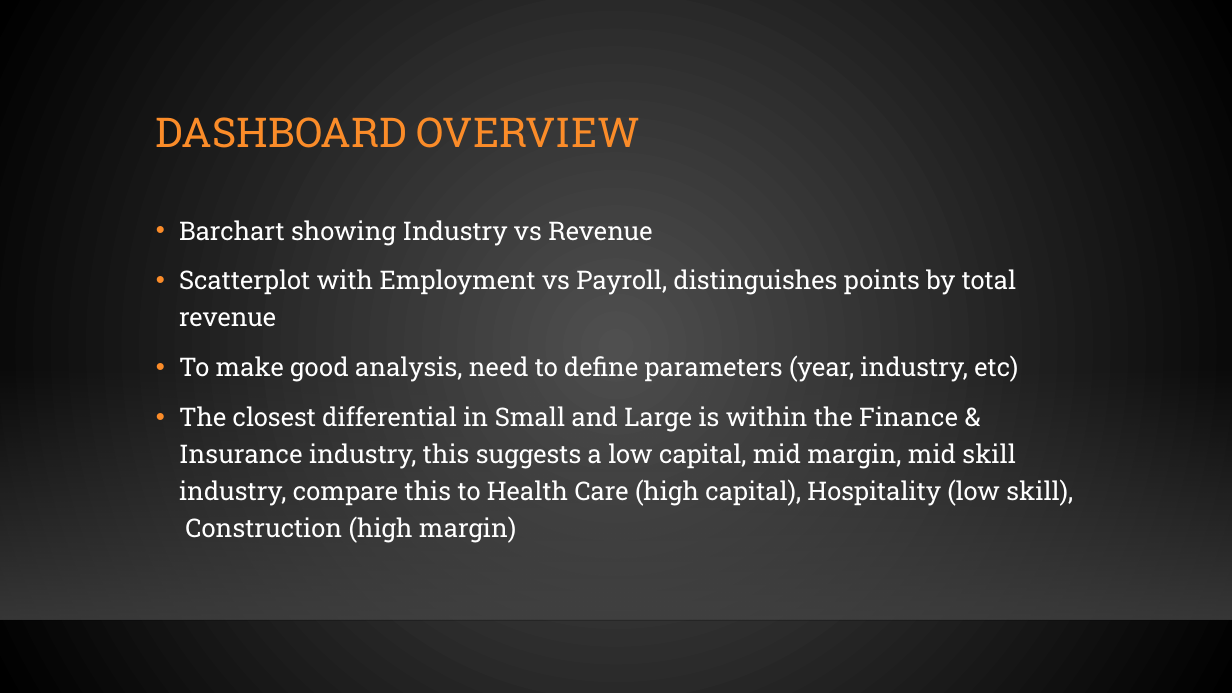
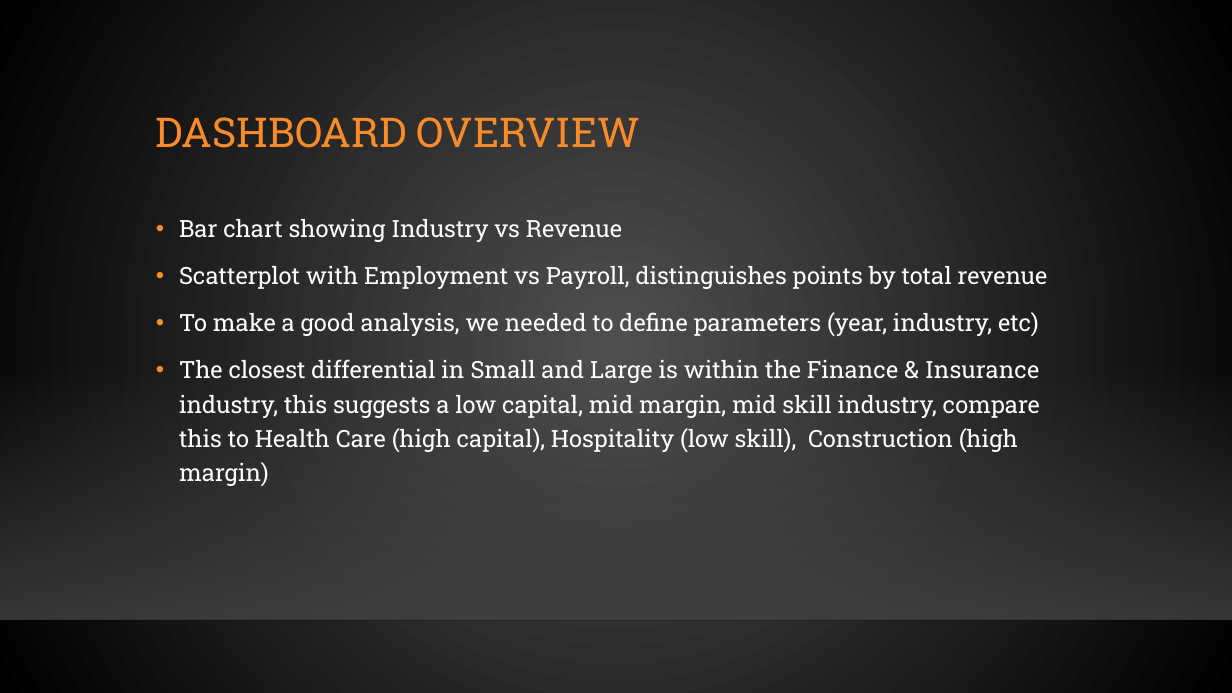
Before and after one commit to jobongie/group10_project2, a slide deck: slide 3 of Project_2_Group_10.pptx. Drawn at 1232x693 pixels with LibreOffice and Linux fonts; fonts in the diff are those of the drawing; background and template pictures are left out. Boxes give left, top, right and bottom in pixels: in the first picture for what was removed or moved away, otherwise in the second. Text is boxed around its words. In the diff, an @@ line names an element or a change of style, - is before the commit and + after.

Commit message:
updated presentation

```diff
--- a/Project_2_Group_10.pptx
+++ b/Project_2_Group_10.pptx
@@ text at <box>179,219,622,242</box>: text changed; size 20 to 18.5 pt @@
-• Barchart showing Industry vs Revenue
+• Bar chart showing Industry vs Revenue
@@ text at <box>179,266,1048,486</box>: size 20 to 18.5 pt in "Scatterplot with Employment vs Payroll, distinguishes points ...", "The closest differential in Small and Large ..." @@
@@ text at <box>179,312,1039,336</box>: text changed; size 20 to 18.5 pt @@
-• To make good analysis, need to define parameters (year, industry, etc)
+• To make a good analysis, we needed to define parameters (year, industry, etc)
```
Also in this commit, not shown: 2 other slides changed, 2 slides added, 4 slides removed.
